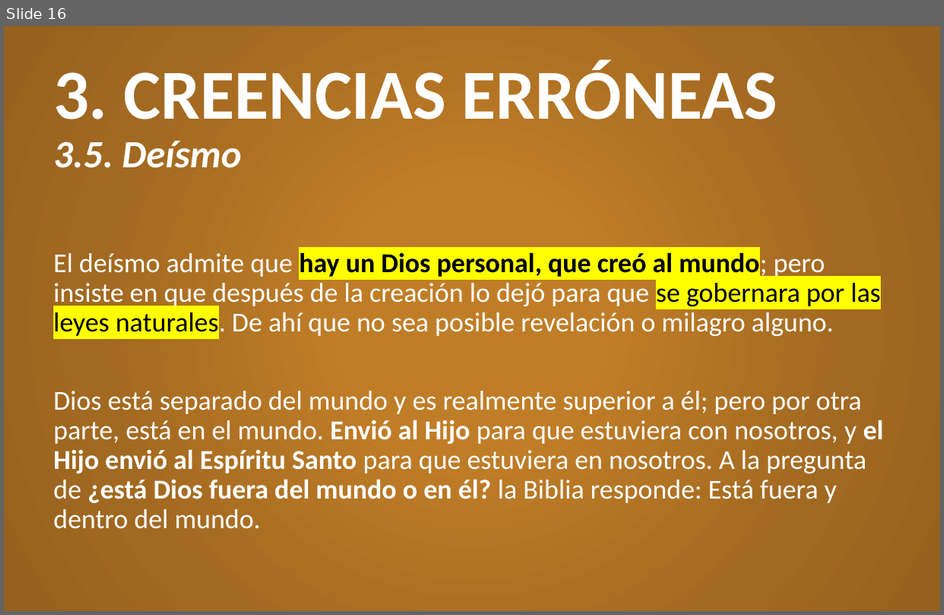
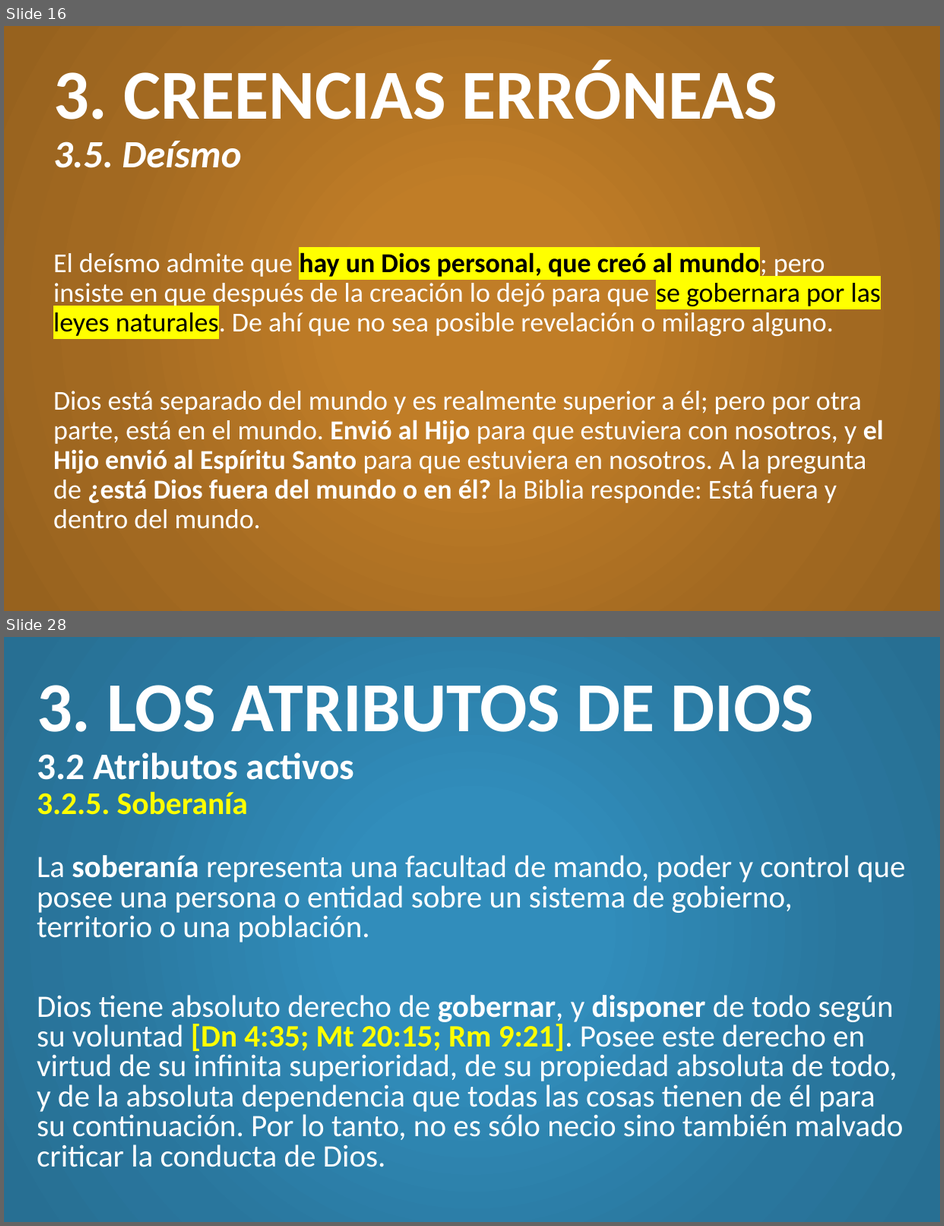
Before and after one commit to CreyTuning/documents, a slide deck: slideshow/Teologia Sistematica y Biblica - Myer Pearlman/Clases/4. Dios.pptx. Shown one above the other, each under a label of ours: slide 16 before the commit, slides 16 and 28 after it; the slides between them are not shown. The pictures are 944x615 and 944x1226 pixels, drawn with LibreOffice and Linux fonts; fonts in the diff are those of the drawing. Boxes give left, top, right and bottom in pixels: in the first picture for what was removed or moved away, otherwise in the second. Text is boxed around its words. In the diff, an @@ line names an element or a change of style, - is before the commit and + after.

Commit message:
4. Dios (Parte 2) y Examen 1

```diff
--- a/slideshow/Teologia Sistematica y Biblica - Myer Pearlman/Clases/4. Dios.pptx
+++ b/slideshow/Teologia Sistematica y Biblica - Myer Pearlman/Clases/4. Dios.pptx
@@ slide 28 added at (4, 637, 940, 1222), background gradient #318DBB to #29769D to #276F93 @@
@@ title added at (37, 685, 814, 815), 54 pt, text #FFFFFF, bold @@
+3. LOS ATRIBUTOS DE DIOS
+3.2 Atributos activos
+3.2.5. Soberanía
@@ text added at (37, 855, 906, 1167), 24 pt, text #FFFFFF @@
+La soberanía representa una facultad de mando, poder y control que posee una persona o entidad sobre un sistema de gobierno, territorio o una población.
+Dios tiene absoluto derecho de gobernar, y disponer de todo según su voluntad [Dn 4:35; Mt 20:15; Rm 9:21]. Posee este derecho en virtud de su infinita superioridad, de su propiedad absoluta de todo, y de la absoluta dependencia que todas las cosas tienen de él para su continuación. Por lo tanto, no es sólo necio sino también malvado criticar la conducta de Dios.
```
Also in this commit, not shown: 11 other slides added, 2 other files.
